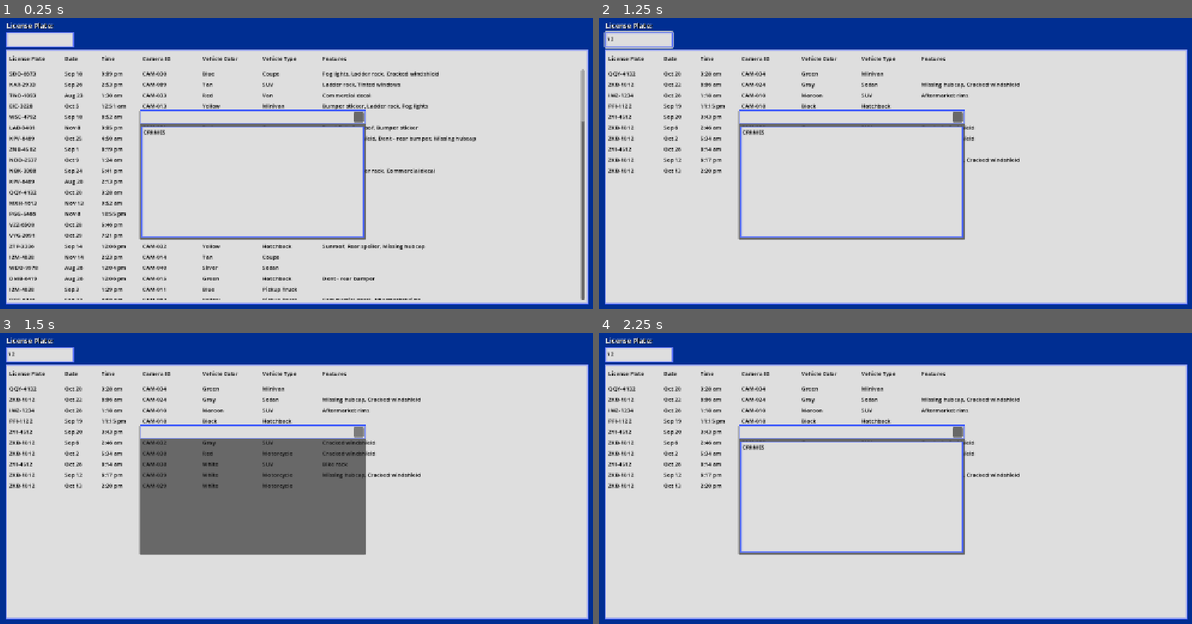
Above: before the commit, frames 1-4 (two rows, left to right).
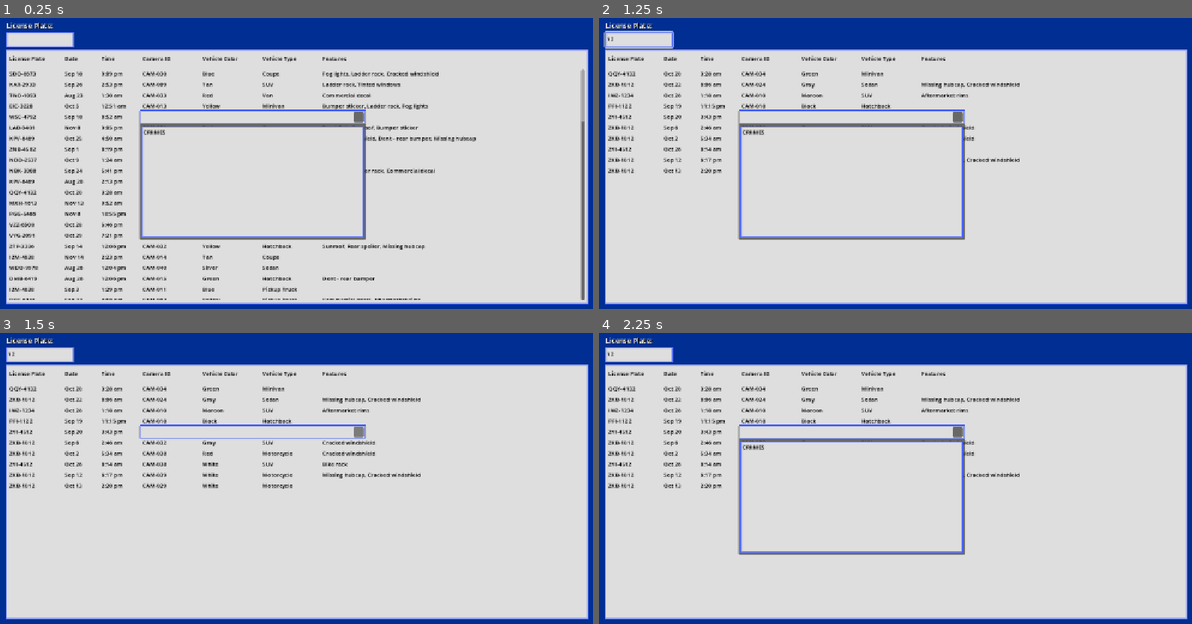
Above: after the commit, the same moments.

Repository: Ciph3rzer0/brackeys-2026.2-trust-no-one
Game: Godot game, scene res://main_ui.tscn
Two runs of this game, one before a commit and one after it. Both use one fixed random seed, a clock stepped at 60 frames per second and the inputs below.
Inputs (mouse positions are in pixels of both pictures, inside the frame that each line leads up to):
- Up to frame 1 (0.25 s): no input
- Up to frame 2 (1.25 s): click (640, 38) at 0.52 s; type "12" at 0.6 s
- Up to frame 3 (1.5 s): click (361, 431) at 1.25 s
- Up to frame 4 (2.25 s): tap Enter at 2 s; drag from (853, 490) to (954, 423) at 2.02 s

Frames 1-2 are identical in both runs. In frame 3, 15% of the frame differs, in the area x 23-62%, y 36-77%; in frame 4, nothing differs.

Commit message:
fix: minimize

Diff:
--- a/draggable-resizable-panel.gd
+++ b/draggable-resizable-panel.gd
@@ -107,6 +107,12 @@
 	else:
 		mouse_default_cursor_shape = Control.CURSOR_ARROW
 
-
+var oldy := 0.0
 func _on_minimize_button_pressed() -> void:
 	content_container.visible = !content_container.visible
+
+	if content_container.visible:
+		size.y = oldy
+	else:
+		oldy = size.y
+		size.y = 30
